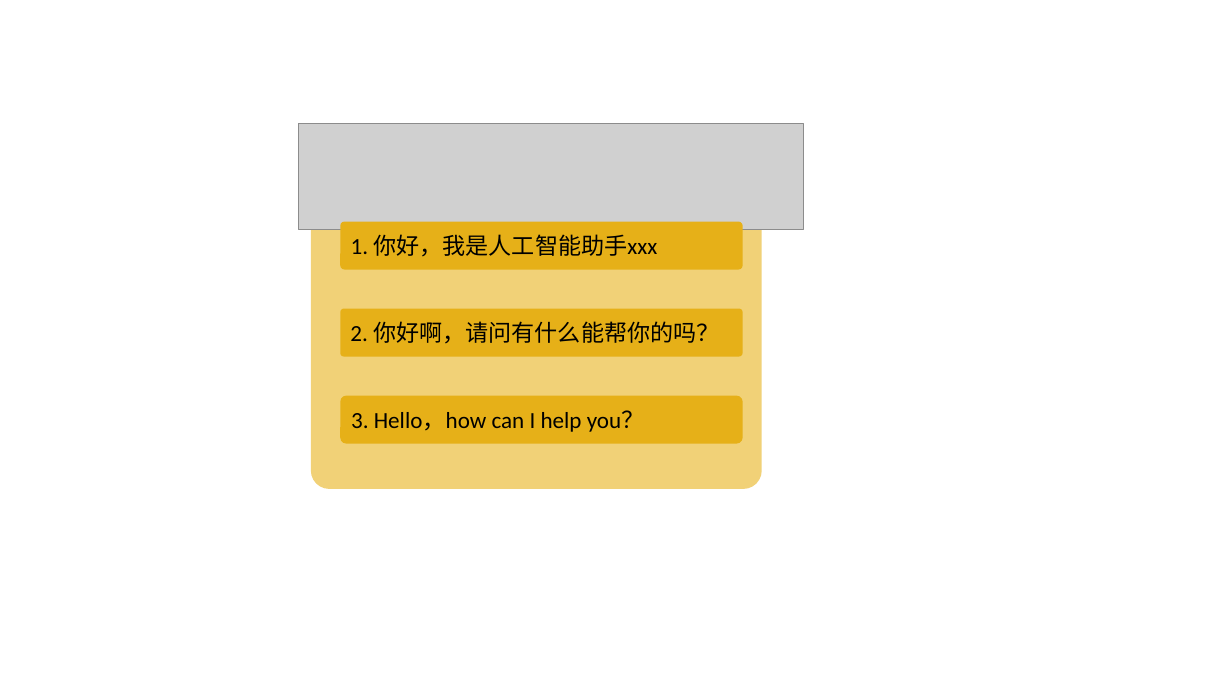
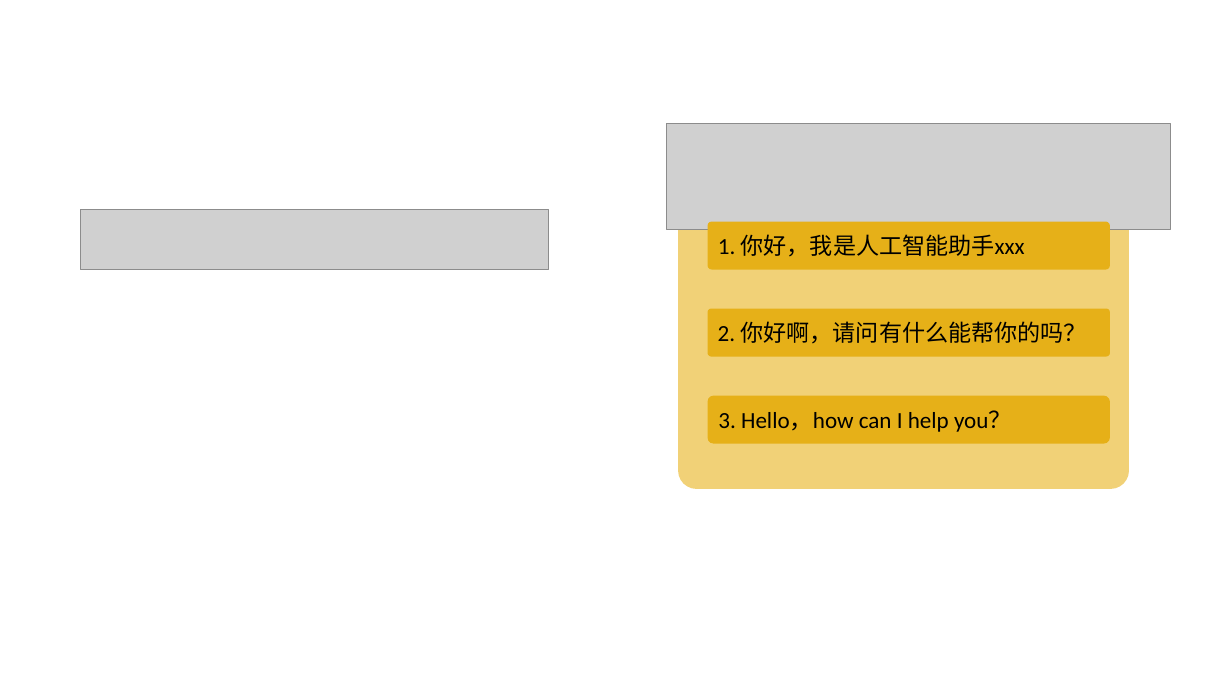
Before and after one commit to ShuxunoO/TabTab, a slide deck: slide 2 of assets/UI.pptx. Drawn at 1232x693 pixels with LibreOffice and Linux fonts; fonts in the diff are those of the drawing; grey boxes stand for pictures. Boxes give left, top, right and bottom in pixels: in the first picture for what was removed or moved away, otherwise in the second. Text is boxed around its words. In the diff, an @@ line names an element or a change of style, - is before the commit and + after.

```diff
--- a/assets/UI.pptx
+++ b/assets/UI.pptx
@@ picture: place and size @@
-picture at <box>299,124,804,230</box>
+picture at <box>666,124,1171,230</box>
@@ rounded rectangle: place and size @@
-rounded rectangle at <box>311,164,762,489</box>
+rounded rectangle at <box>678,164,1129,489</box>
@@ picture added at <box>80,210,549,270</box> @@
@@ 3 rounded rectangles: place and size @@
-3 rounded rectangles at <box>340,222,742,444</box>
+3 rounded rectangles at <box>708,222,1110,444</box>
```
Also in this commit, not shown: 5 other files.
